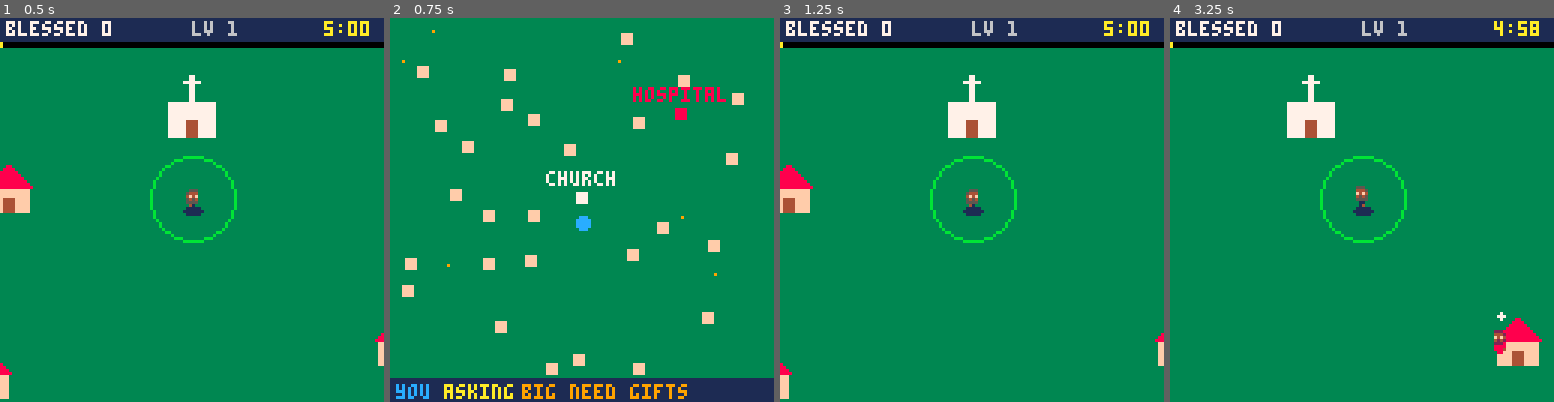
Above: before the commit, frames 1-4 (left to right).
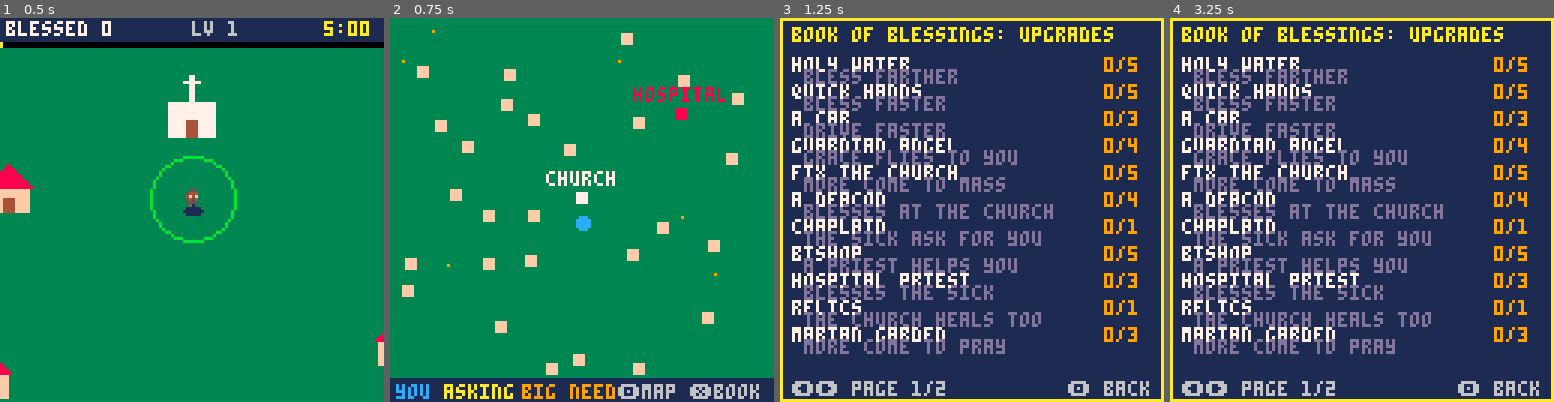
Above: after the commit, the same moments.

Repository: shalone86/sdcourses
Game: PICO-8 cartridge game/blessed.p8
The game is run twice, just before and just after one commit, with the same random seed, the same clock (stepped at 60 frames per second) and the same inputs.
Inputs:
- Up to frame 1 (0.5 s): tap X (X key) at 0.33 s
- Up to frame 2 (0.75 s): tap O (Z key) at 0.7 s
- Up to frame 3 (1.25 s): tap X (X key) at 1.07 s
- Up to frame 4 (3.25 s): hold Right 1.6-2.1 s; tap O (Z key) every 0.4 s from 1.7 to 2.9 s; tap X (X key) at 1.85, 2.97 s; hold Up 2.15-2.42 s; hold Right 2.47-3.03 s; hold Left from 3.08 s (still down)

Frame 1 is identical in both runs. In frame 2, 0.9% of the frame differs, in the area x 59-97%, y 95-100%; in frame 3, 97%, in the area x 0-100%, y 0-100%; in frame 4, 97%.

Commit message:
Blessed!: book of blessings (upgrades and combos) and new-combo reveal on the end screen
X on the map, or Z on the end screen, opens the book: page 1 lists every
upgrade with your level, page 2 the combos (found ones show their
recipe; the rest show one ingredient as a hint). The end screen names
combos found for the first time that day.

Co-Authored-By: Claude Opus 5.5 <noreply@anthropic.com>
Claude-Session: https://claude.ai/code/session_014A5HNbCtgPJAi8nNk3cpQw

Diff:
--- a/game/blessed.p8
+++ b/game/blessed.p8
@@ -63,7 +63,8 @@
  lv={} -- level of each upgrade
  score=0 xp=0 need=3 lvl=1
  t=0 missed=0 msg="" msg_t=0
- state="play"
+ state="play" page=1
+ found_start=dget(1)
  for i=1,8 do drop_item(rnd(world),rnd(world)) end
 end
 
@@ -106,22 +107,22 @@
 -- the ones you've ever found are
 -- saved, so players can collect them.
 combos={
- {n="aspergillum",d="each blessing counts 2",
+ {n="aspergillum",r="holy water 3 + quick hands 3",h="holy water",d="each blessing counts 2",
   ok=function() return l("holy water")>=3 and l("quick hands")>=3 end,
   f=function() pow=2 end},
- {n="parish van",d="priests ride, angel x2",
+ {n="parish van",r="a car 2 + guardian angel 2",h="a car",d="priests ride, angel x2",
   ok=function() return l("a car")>=2 and l("guardian angel")>=2 end,
   f=function() van=true p.mag*=2 end},
- {n="cathedral",d="church grace comes to you",
+ {n="cathedral",r="fix the church 3 + bishop",h="fix the church",d="church grace comes to you",
   ok=function() return church>=3 and bishop end,
   f=function() cathedral=true end},
- {n="rosary group",d="all grace comes, often",
+ {n="rosary group",r="marian garden + 2 deacons",h="marian garden",d="all grace comes, often",
   ok=function() return garden>0 and deacons>=2 end,
   f=function() rosary_group=true end},
- {n="healing relics",d="the hospital heals too",
+ {n="healing relics",r="relics + chaplain",h="relics",d="the hospital heals too",
   ok=function() return relics and chap end,
   f=function() hosp_relic=true end},
- {n="house calls",d="house blessings take half",
+ {n="house calls",r="a car + quick hands 2",h="quick hands",d="house blessings take half",
   ok=function() return l("a car")>0 and l("quick hands")>=2 end,
   f=function() house_calls=true end},
 }
@@ -413,11 +414,18 @@
 
 function _update()
  if state=="over" then
-  if btnp(4) or btnp(5) then _init() end
+  if btnp(4) then book_from="over" state="book"
+  elseif btnp(5) then _init() end
   return
  end
  if state=="map" then
-  if btnp(4) or btnp(5) then state="play" end
+  if btnp(4) then state="play"
+  elseif btnp(5) then book_from="map" state="book" end
+  return
+ end
+ if state=="book" then
+  if btnp(0) or btnp(1) then page=3-page end
+  if btnp(4) or btnp(5) then state=book_from end
   return
  end
  if state=="pick" then
@@ -698,11 +706,47 @@
  print("you",2,122,12)
  print("asking",18,122,10)
  print("big need",44,122,9)
- print("gifts",80,122,9)
- end
+ print("\142map \151book",76,122,6)
+end
+
+-- the book of blessings: every
+-- upgrade, and the combos you've
+-- found (the rest show a hint)
+function draw_book()
+ cls(1)
+ rect(0,0,127,127,10)
+ if page==1 then
+  print("book of blessings: upgrades",4,3,10)
+  for i=1,#ups do
+   local u=ups[i]
+   local y=4+i*9
+   print(u.n,4,y,7)
+   print(l(u.n).."/"..u.max,108,y,9)
+   print(u.d,8,y+4,13)
+  end
+ else
+  local f=dget(1)
+  print("book of blessings: combos",4,3,10)
+  for i=1,#combos do
+   local c=combos[i]
+   local y=-4+i*19
+   if f&(1<<i)>0 or got[c.n] then
+    print("\146 "..c.n,4,y,10)
+    print(c.r,8,y+6,7)
+    print(c.d,8,y+12,13)
+   else
+    print("\146 ???",4,y,5)
+    print("needs "..c.h.." + ?",8,y+6,6)
+   end
+  end
+ end
+ print("\139\145 page "..page.."/2",4,121,6)
+ print("\142 back",96,121,6)
+end
 
 function _draw()
  if state=="map" then draw_map() return end
+ if state=="book" then draw_book() return end
  cls(3)
  camera(p.x-64,p.y-64)
  map(0,0,0,0,64,64)
@@ -803,17 +847,25 @@
   print("\148\131 choose  \142 take",28,93,6)
  end
  if state=="over" then
-  rectfill(16,36,111,94,1) rect(16,36,111,94,10)
-  print("the day is done",34,42,10)
-  print("blessed: "..score,34,54,7)
-  print("missed: "..missed,34,62,6)
-  print("best: "..max(best,score),34,70,9)
+  rectfill(12,30,115,104,1) rect(12,30,115,104,10)
+  print("the day is done",34,36,10)
+  print("blessed: "..score,34,48,7)
+  print("missed: "..missed,34,56,6)
+  print("best: "..max(best,score),34,64,9)
   local f=0
   for i=1,#combos do
    if dget(1)&(1<<i)>0 then f+=1 end
   end
-  print("combos found: "..f.."/"..#combos,26,76,10)
-  print("press x to play again",22,85,6)
+  print("combos found: "..f.."/"..#combos,26,78,10)
+  -- the reveal: combos new today
+  local y=86
+  for i=1,#combos do
+   if got[combos[i].n] and found_start&(1<<i)==0 then
+    print("new! "..combos[i].n,26,y,9) y+=6
+    if y>92 then break end
+   end
+  end
+  print("\142 book  \151 play again",18,98,6)
  end
 end
 __gfx__
